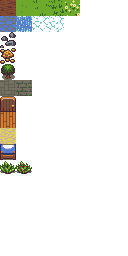
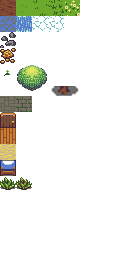
Comparing the layer stacks of the two 128 x 256 images. Changes:
painted on "Background" over [0, 64, 79, 190]
